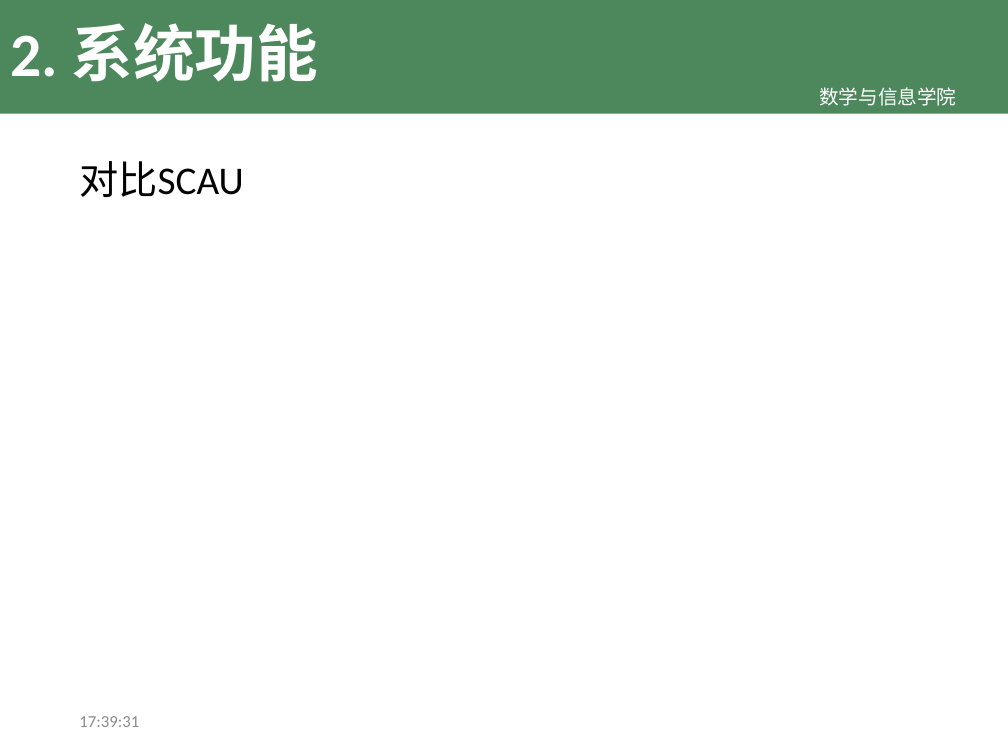
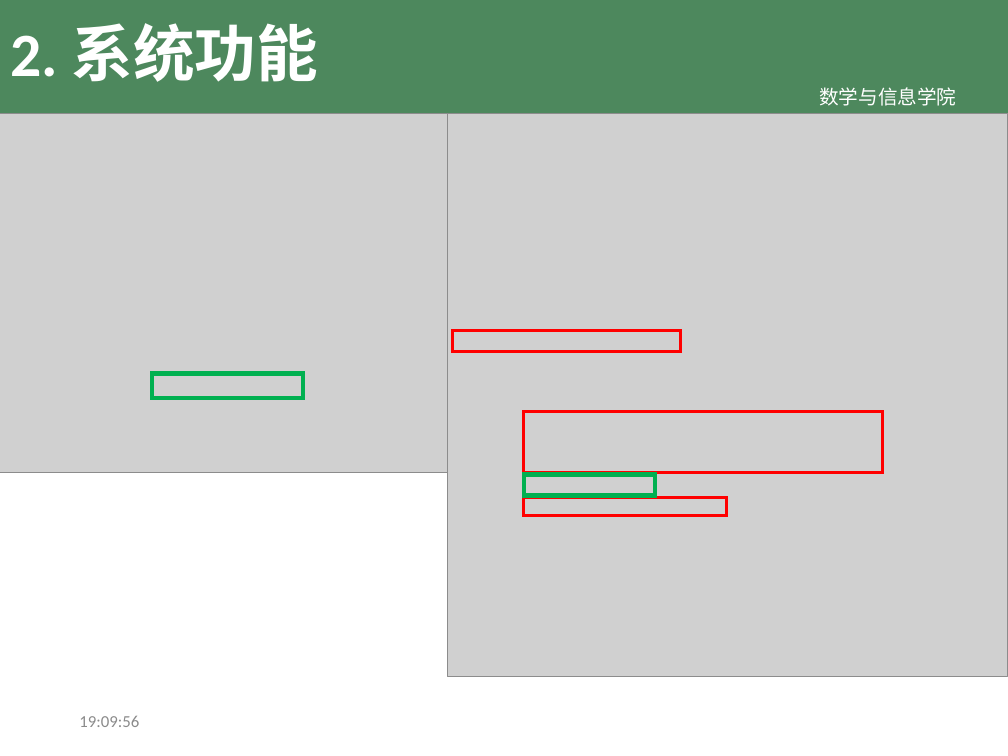
Before and after one commit to TeslaCN/graduation, a slide deck: slide 13 of 基于Scrapy框架的计算机专业学习资源网站_吴伟杰.pptx (slide 9 before the commit). Drawn at 1008x756 pixels with LibreOffice and Linux fonts; fonts in the diff are those of the drawing; grey boxes stand for pictures; background and template pictures are left out. Boxes give left, top, right and bottom in pixels: in the first picture for what was removed or moved away, otherwise in the second. Text is boxed around its words. In the diff, an @@ line names an element or a change of style, - is before the commit and + after.

```diff
--- a/基于Scrapy框架的计算机专业学习资源网站_吴伟杰.pptx
+++ b/基于Scrapy框架的计算机专业学习资源网站_吴伟杰.pptx
@@ picture added at (0, 114, 448, 473) @@
@@ picture added at (448, 114, 1008, 676) @@
@@ text removed at (79, 161, 243, 197) @@
-对比SCAU
@@ rectangle added at (453, 331, 680, 352), outline #FF0000 2 pt @@
@@ rectangle added at (152, 373, 303, 397), outline #00B050 3 pt @@
@@ rectangle added at (524, 412, 883, 473), outline #FF0000 2 pt @@
@@ rectangle added at (524, 475, 656, 496), outline #00B050 3 pt @@
@@ rectangle added at (524, 497, 728, 515), outline #FF0000 2 pt @@
@@ text at (79, 716, 139, 727): text changed @@
-17:39:31
+19:09:56
```
Also in this commit, not shown: 9 other slides changed, 9 slides added, 4 other files.
